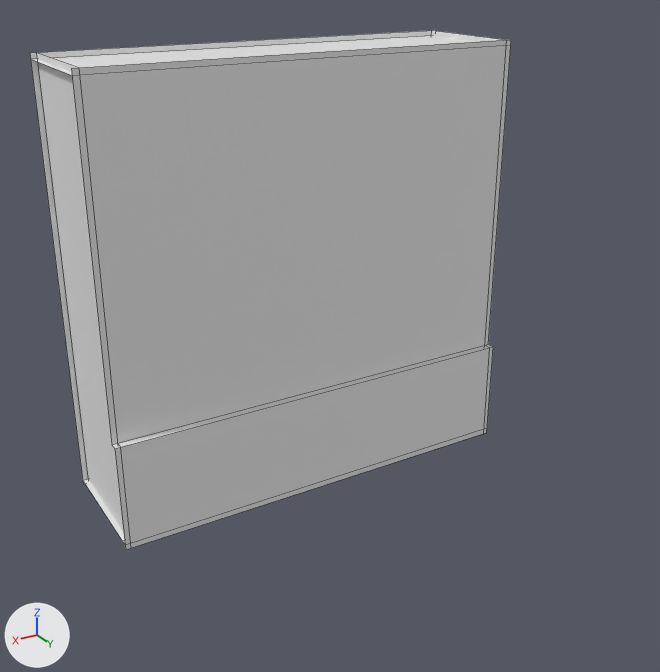
Before and after pictures for a commit that changed the OBJ model src/main/resources/assets/murim/models/block/roof_gable_panel_full_base_r.obj.
Camera for both pictures: a camera (50 mm lens) standing at (1.462, 0.937, 1.2) and looking at (0.516, -0.639, 0.412). Arrows for +X, +Y and +Z are at lower left; the lights stay in place. The first picture is the older version. Mesh edges are drawn as thin lines. Materials are left out; every surface is plain grey. Where no turn or scale is listed for an object, it has been applied to the vertices. Vertices at exactly the same position are counted once.

Script lines for the objects in view, before the commit:
```python
me_roof_gable_panel_full_base_r = bpy.data.meshes.new('roof_gable_panel_full_base_r')
me_roof_gable_panel_full_base_r.from_pydata(...)  # 36 vertices, 11 faces; spans x 0.0..1.0, y -0.988..-0.688, z 0.0..1.0
# faces by material slot: [6, 5]
me_roof_gable_panel_full_base_r.materials.append(mat_plaster)
me_roof_gable_panel_full_base_r.materials.append(mat_wood)
ob_roof_gable_panel_full_base_r = bpy.data.objects.new('roof_gable_panel_full_base_r', me_roof_gable_panel_full_base_r)
ob_roof_gable_panel_full_base_r.location = (0.0, 0.0, 0.0)
```
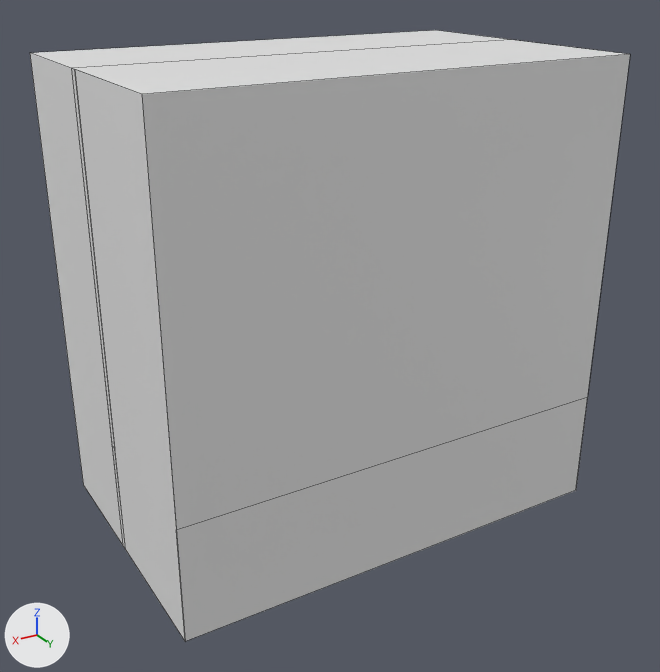
Where the change shows, as pixel boxes [x1, y1, x2, y2] in the pictures (660 x 672 px):
'roof_gable_panel_full_base_r', reshaped (25% wider, 17% taller): before [30, 30, 511, 550]; after [30, 30, 630, 641]
part 1 of me_roof_gable_panel_full_base_r, deleted: before [431, 31, 504, 42]
part 2 of me_roof_gable_panel_full_base_r, deleted: before [36, 53, 124, 532]
part 3 of me_roof_gable_panel_full_base_r, deleted: before [83, 479, 125, 544]
part 4 of me_roof_gable_panel_full_base_r, deleted: before [31, 36, 475, 75]
part 5 of me_roof_gable_panel_full_base_r, built on: before [71, 40, 511, 550]; after [30, 30, 630, 641]

Diff of the bpy script that builds the scene:
```diff
--- a/src/main/resources/assets/murim/models/block/roof_gable_panel_full_base_r.obj.py
+++ b/src/main/resources/assets/murim/models/block/roof_gable_panel_full_base_r.obj.py
@@ me_roof_gable_panel_full_base_r @@
 # used by ob_roof_gable_panel_full_base_r; location = (0.0, 0.0, 0.0)
-me_roof_gable_panel_full_base_r.from_pydata(...)  # 36 vertices, 11 faces; spans x 0.0..1.0, y -0.988..-0.688, z 0.0..1.0
+me_roof_gable_panel_full_base_r.from_pydata(...)  # 22 vertices, 16 faces; spans x 0.0..1.0, y -0.988..-0.359, z 0.0..1.0
+# me_roof_gable_panel_full_base_r part 1: the loose piece of 7 vertices spanning x 0.013, y -0.988..-0.688, z 0.0..1.0 is deleted
+# me_roof_gable_panel_full_base_r part 2: the loose piece of 7 vertices spanning x 0.988, y -0.988..-0.688, z 0.0..1.0 is deleted
+# me_roof_gable_panel_full_base_r part 3: the loose piece of 6 vertices spanning x 0.0..1.0, y -0.988..-0.688, z 0.013 is deleted
+# me_roof_gable_panel_full_base_r part 4: the loose piece of 4 vertices spanning x 0.0..1.0, y -0.987..-0.706, z 0.988 is deleted
+# me_roof_gable_panel_full_base_r part 5
+# 3 faces are deleted
+# 10 vertices are added at x 0.0..1.0, y -0.706..-0.359, z 0.0..1.0
+# 15 new faces join them
```
